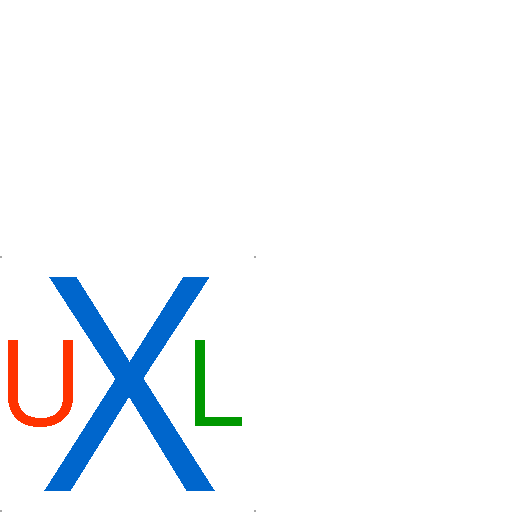
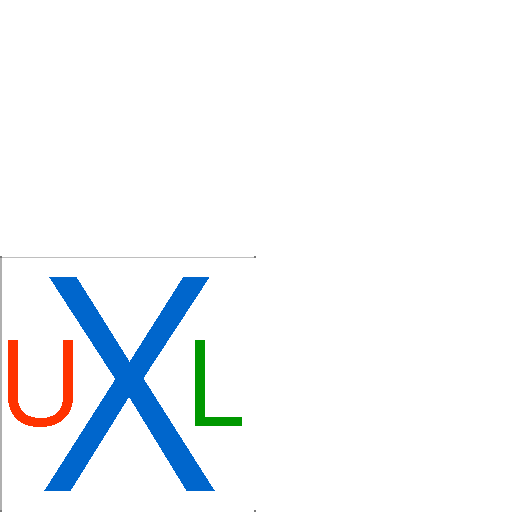
Layer changes from the first 512 x 512 image to the second:
showed "Inside top border", moved it above "Outside left border", painted on it, unmasked it over (1, 257, 254, 258)
showed "Outside left border", painted on it over (0, 258, 2, 510)
moved "Corners" above "Inside left border", painted on it over (0, 256, 256, 512)
showed "Inside left border" over (1, 258, 2, 510)
